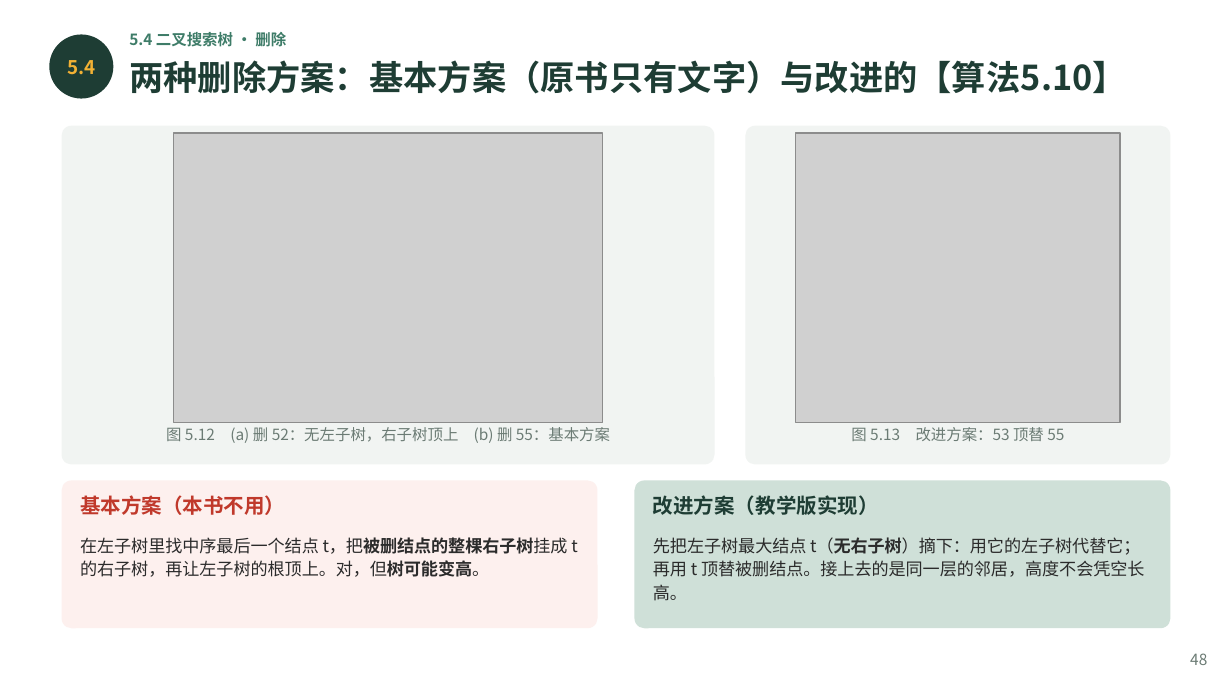
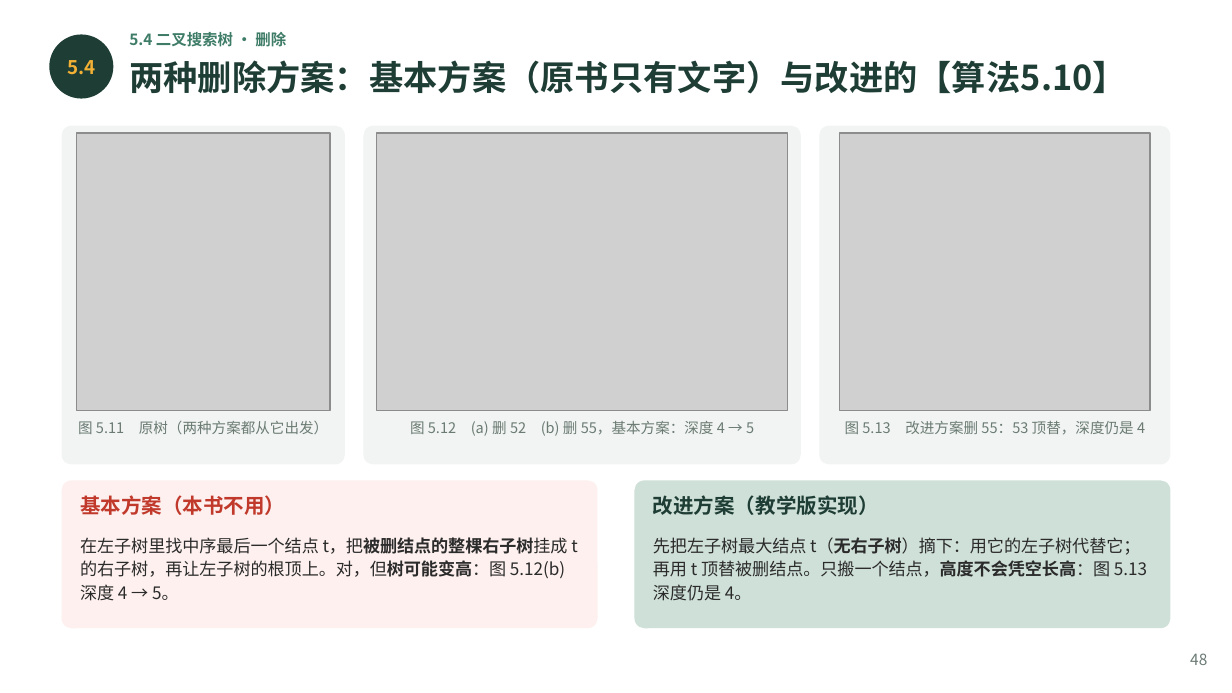
Before and after one commit to GMyhf/2026fall-cs201, a slide deck: slide 48 of courseware/202609_DSA_05_Binary_Tree.pptx. Drawn at 1232x693 pixels with LibreOffice and Linux fonts; fonts in the diff are those of the drawing; grey boxes stand for pictures. Boxes give left, top, right and bottom in pixels: in the first picture for what was removed or moved away, otherwise in the second. Text is boxed around its words. In the diff, an @@ line names an element or a change of style, - is before the commit and + after.

```diff
--- a/courseware/202609_DSA_05_Binary_Tree.pptx
+++ b/courseware/202609_DSA_05_Binary_Tree.pptx
@@ rounded rectangle added at (62, 126, 345, 464), fill #F1F4F2 @@
@@ picture added at (76, 133, 330, 410) @@
@@ rounded rectangle: place and size @@
-rounded rectangle at (62, 126, 715, 464)
+rounded rectangle at (363, 126, 801, 464)
@@ picture: place and size @@
-picture at (174, 133, 602, 423)
+picture at (377, 133, 787, 410)
@@ rounded rectangle: place and size @@
-rounded rectangle at (745, 126, 1170, 464)
+rounded rectangle at (819, 126, 1170, 464)
@@ picture: place and size @@
-picture at (796, 133, 1120, 423)
+picture at (840, 133, 1151, 410)
@@ text added at (78, 421, 328, 434), 8.5 pt, text #6B7B74 @@
+图 5.11 原树（两种方案都从它出发）
@@ text at (410, 421, 754, 436): text changed; size 9 to 8.5 pt @@
-图 5.12 (a) 删 52：无左子树，右子树顶上 (b) 删 55：基本方案
+图 5.12 (a) 删 52 (b) 删 55，基本方案：深度 4 → 5
@@ text at (845, 421, 1145, 435): text changed; size 9 to 8.5 pt @@
-图 5.13 改进方案：53 顶替 55
+图 5.13 改进方案删 55：53 顶替，深度仍是 4
@@ text at (80, 537, 577, 601): text changed @@
-在左子树里找中序最后一个结点 t，把被删结点的整棵右子树挂成 t 的右子树，再让左子树的根顶上。对，但树可能变高。
+在左子树里找中序最后一个结点 t，把被删结点的整棵右子树挂成 t 的右子树，再让左子树的根顶上。对，但树可能变高：图 5.12(b) 深度 4 → 5。
@@ text at (653, 537, 1147, 601): text changed @@
-先把左子树最大结点 t（无右子树）摘下：用它的左子树代替它；再用 t 顶替被删结点。接上去的是同一层的邻居，高度不会凭空长高。
+先把左子树最大结点 t（无右子树）摘下：用它的左子树代替它；再用 t 顶替被删结点。只搬一个结点，高度不会凭空长高：图 5.13 深度仍是 4。
```
Also in this commit, not shown: 1 other file.
